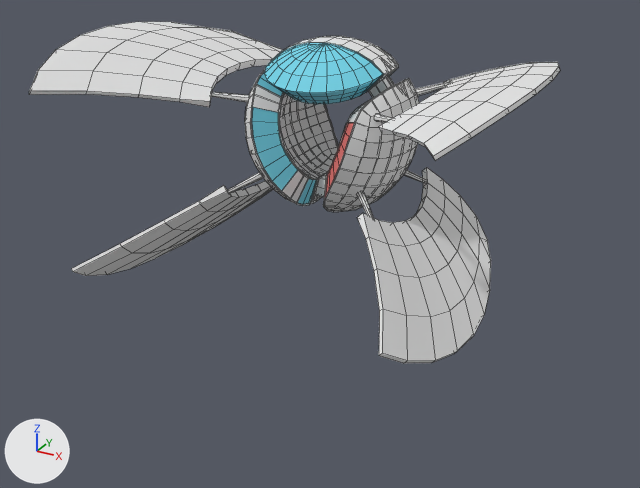
What one commit did to the FBX model WorldMaker/Assets/AirCraft/FBX/motherShip3.fbx.
One viewpoint serves both versions: a 50 mm camera at (44.4, -83.7, 27.1) aimed at (3.0, -8.4, -10.5). Every picture has the same lights, and +X, +Y and +Z are marked at lower left. Mesh edges are drawn as thin lines. Vertices at the same position are counted once.

Names of what the first picture shows: 'Dock', 'ForceField', 'WindShield', 'Windows', 'Wings'.
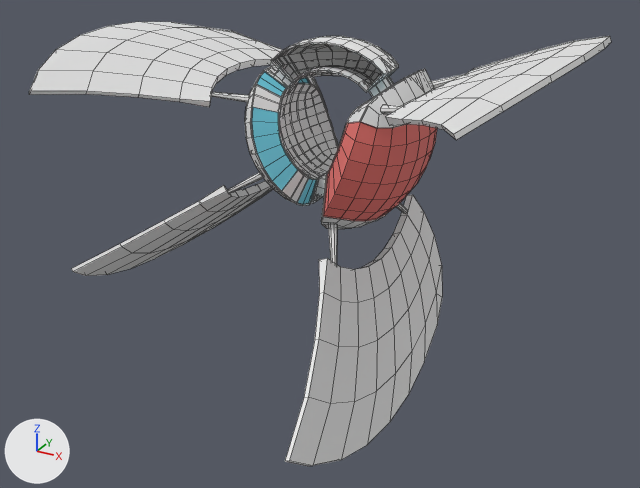
What differs and where, as boxes [x1, y1, x2, y2] in the pictures (640 x 488 px; the box of a moved part takes in the faces that stretch with it):
'Wings', reshaped (10% wider, 30% taller): before [29, 22, 560, 363]; after [29, 22, 611, 466]
'Dock', reshaped (9% wider, 10% taller): before [245, 36, 419, 212]; after [245, 36, 434, 229]
'ForceField', reshaped: before [325, 122, 354, 197]; after [323, 122, 437, 221]
'WindShield', hidden (cyan): before [264, 43, 383, 104]
part 2 of me_mesh_002, moved or reshaped: before [323, 78, 419, 212]; after [321, 69, 434, 229]
part 3 of me_mesh, moved or reshaped: before [357, 191, 374, 218]; after [328, 223, 337, 264]
part 4 of me_mesh, moved or reshaped: before [404, 170, 427, 183]; after [396, 203, 407, 213]
part 5 of me_mesh, moved or reshaped: before [357, 167, 491, 363]; after [285, 195, 442, 466]
part 6 of me_mesh, moved or reshaped: before [374, 114, 393, 122]; after [381, 105, 402, 114]
part 7 of me_mesh, moved or reshaped: before [415, 82, 449, 96]; after [431, 74, 464, 89]
part 8 of me_mesh, moved or reshaped: before [378, 62, 560, 161]; after [385, 36, 611, 140]

What changed in the scene script:
```text
Change me_mesh_002:
    used by ob_dock; location = (0.0, 0.0, 0.0)
    remove me_mesh_002.from_pydata(...)  # 1402 vertices, 1440 faces; spans x -9.6..9.6, y -8.0..8.0, z -9.4..9.5
    add me_mesh_002.from_pydata(...)  # 1282 vertices, 1334 faces; spans x -9.6..11.3, y -8.3..8.3, z -11.3..9.5
    me_mesh_002 part 2: 115 vertices moved from x 1.9..9.4, y -6.7..6.7, z -9.4..5.6 to x 2.2..11.3, y -8.1..8.1, z -11.3..6.7; 149 vertices removed from x 2.6..9.6, y -8.0..8.0, z -7.8..5.4; 29 vertices added at x 3.1..11.1, y -8.3..8.3, z -9.4..6.5
Change me_mesh:
    where me_mesh.from_pydata(...)  # 488 vertices, 424 faces; spans x -25.2..25.2, y -24.0..11.6, z -17.5..9.6
    used by ob_wings; location = (0.0, 0.0, 0.0)
    me_mesh part 3: the loose piece of 16 vertices spanning x 5.8..9.0, y -8.2..-4.9, z -7.1..-4.9 is multiplied about the mesh origin by the matrix ((1.071, 0.061, 0.516), (-0.055, 1.188, -0.027), (-0.517, 0.0, 1.072))
    me_mesh part 4: the loose piece of 16 vertices spanning x 5.2..8.2, y 4.9..8.2, z -8.0..-5.5 is multiplied about the mesh origin by the matrix ((1.071, 0.061, 0.516), (-0.055, 1.188, -0.027), (-0.517, 0.0, 1.072))
    me_mesh part 5: the loose piece of 90 vertices spanning x 6.9..20.3, y -24.0..11.0, z -17.5..-5.6 is multiplied about the mesh origin by the matrix ((1.071, 0.061, 0.516), (-0.055, 1.188, -0.027), (-0.517, 0.0, 1.072))
    me_mesh part 6: the loose piece of 16 vertices spanning x 7.4..11.1, y -7.8..-4.6, z 2.7..4.0 is multiplied about the mesh origin by the matrix ((1.199, 0.025, -0.049), (-0.022, 1.199, 0.052), (0.05, -0.051, 1.198))
    me_mesh part 7: the loose piece of 16 vertices spanning x 6.9..10.3, y 5.3..8.7, z 2.8..4.2 is scaled about its middle by (1.21, 1.19, 1.2), then moved by (1.7, 1.3, 0.7)
    me_mesh part 8: the loose piece of 90 vertices spanning x 8.8..25.2, y -23.2..11.6, z 2.7..9.6 is multiplied about the mesh origin by the matrix ((1.199, 0.025, -0.049), (-0.022, 1.199, 0.052), (0.05, -0.051, 1.198))
Change me_cube_002:
    used by ob_forcefield; location = (0.0, 0.0, 0.0)
    remove me_cube_002.from_pydata(...)  # 28 vertices, 12 faces; spans x 1.8..6.1, y -7.9..7.9, z -6.1..2.8
    add me_cube_002.from_pydata(...)  # 91 vertices, 72 faces; spans x 1.8..11.4, y -9.5..9.5, z -9.4..3.3
    me_cube_002 part 1
    14 vertices are removed from x 2.7..6.1, y -7.9..7.9, z -6.1..2.8
    12 faces are deleted
    77 vertices are added at x 3.2..11.4, y -9.5..9.5, z -9.4..3.3
    72 new faces join them
Change ob_windshield:
    add ob_windshield.hide_viewport = True
```
